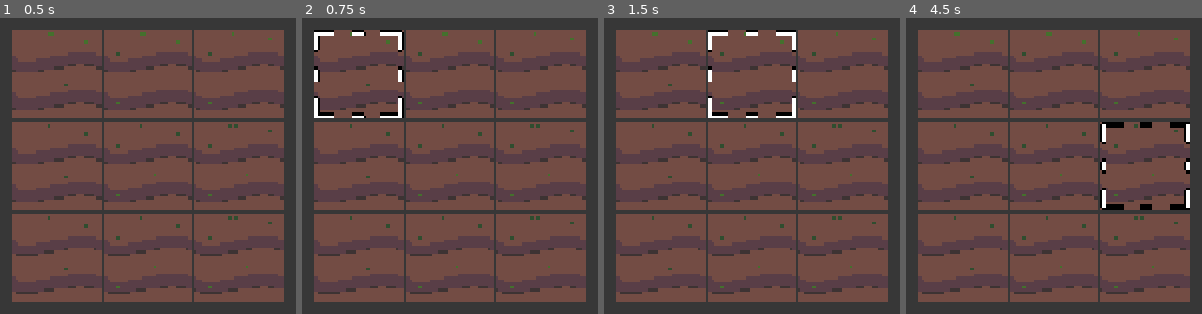
Above: before the commit, frames 1-4 (left to right).
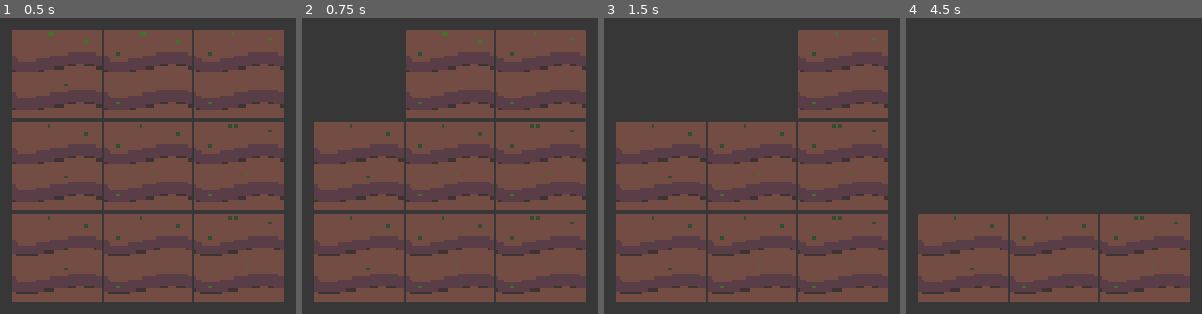
Above: after the commit, the same moments.

Repository: jakoofficial/DigNew
Game: Godot game, scene res://Scenes/DigArea.tscn
The game is run twice, just before and just after one commit, with the same random seed, the same clock (stepped at 60 frames per second) and the same inputs.
Inputs (mouse positions are in pixels of both pictures, inside the frame that each line leads up to):
- Up to frame 1 (0.5 s): no input
- Up to frame 2 (0.75 s): tap Enter at 0.5 s; move the mouse to (358, 74) at 0.52 s; click (358, 74) at 0.67 s
- Up to frame 3 (1.5 s): tap Space at 1.25 s; move the mouse to (752, 74) at 1.27 s; click (752, 74) at 1.42 s
- Up to frame 4 (4.5 s): tap Enter at 2, 3.5 s; move the mouse to (1145, 74) at 2.02 s; click (1145, 74) at 2.17 s; tap Space at 2.75, 4.25 s; move the mouse to (962, 166) at 2.77 s; click (962, 166) at 2.92 s; move the mouse to (1054, 166) at 3.52 s; click (1054, 166) at 3.67 s; move the mouse to (1145, 166) at 4.27 s; click (1145, 166) at 4.42 s

Frame 1 is identical in both runs. In frame 2, 8.8% of the frame differs, in the area x 4-35%, y 4-34%; in frame 3, 17%; in frame 4, 52%, in the area x 4-96%, y 4-65%.

Commit message:
Added mouse click event using FancyKeys, and cleaned up

Diff:
--- a/Scripts/Digs/dig_area.gd
+++ b/Scripts/Digs/dig_area.gd
@@ -19,7 +19,8 @@
 	else: cursor.hide()
 
 signal setCursor
-func setCursorPos(pos) -> void:
+func setCursorPos(pos = Vector2.ZERO) -> void:
+	if pos == Vector2.ZERO: pos = Vector2(-500, -500)
 	cursor.global_position = pos
 
 #func _draw() -> void:
--- a/Scripts/Digs/dig_spot.gd
+++ b/Scripts/Digs/dig_spot.gd
@@ -3,9 +3,12 @@
 var area: Node2D
 
 func Destroy() -> void:
-	pass
+	GiveOre()
+	area.setCursorPos()
+	call_deferred("queue_free")
 
 func GiveOre() -> void:
+	print("give ore")
 	pass
 
 var hovered: bool = false
@@ -16,27 +19,18 @@
 func _on_mouse_entered() -> void:
 	hovered = true
 	area.setCursorPos(global_position)
-	#Input.set_default_cursor_shape(Input.CURSOR_POINTING_HAND)
 
 func _on_mouse_exited() -> void:
 	hovered = false
 	GM.digspotHover = false
 	Input.set_default_cursor_shape(Input.CURSOR_ARROW)
 
-#func _input(event: InputEvent) -> void:
-	#var mouse_pos = get_global_mouse_position()
-	#
-	#if mouse_pos.x > (global_position.x-32) and mouse_pos.x < global_position.x+32:
-		#if mouse_pos.y > (global_position.y-32) and mouse_pos.y < global_position.y+32:
-			#hovered = true
-		#else:
-			#hovered = false
-	#else:
-		#hovered = false
-
 
 func _process(delta: float) -> void:
-	#if area != null: area.emit_signal("setCursor", self.global_position)
+	if hovered:
+		if FK.JustPressed(AM.action("L_Click")):
+			Destroy()
+
 	if hovered and Input.get_current_cursor_shape() != Input.CURSOR_POINTING_HAND:
 		GM.digspotHover = true
 		Input.set_default_cursor_shape(Input.CURSOR_POINTING_HAND)
--- a/Scripts/Globals/GameManager.gd
+++ b/Scripts/Globals/GameManager.gd
@@ -4,3 +4,6 @@
 var ySpots: int = 3
 
 var digspotHover: bool = false
+
+func _ready() -> void:
+	AM.initAction("L_Click", FKS.NewKey(MOUSE_BUTTON_LEFT, FKS.InputType.Mouse))
